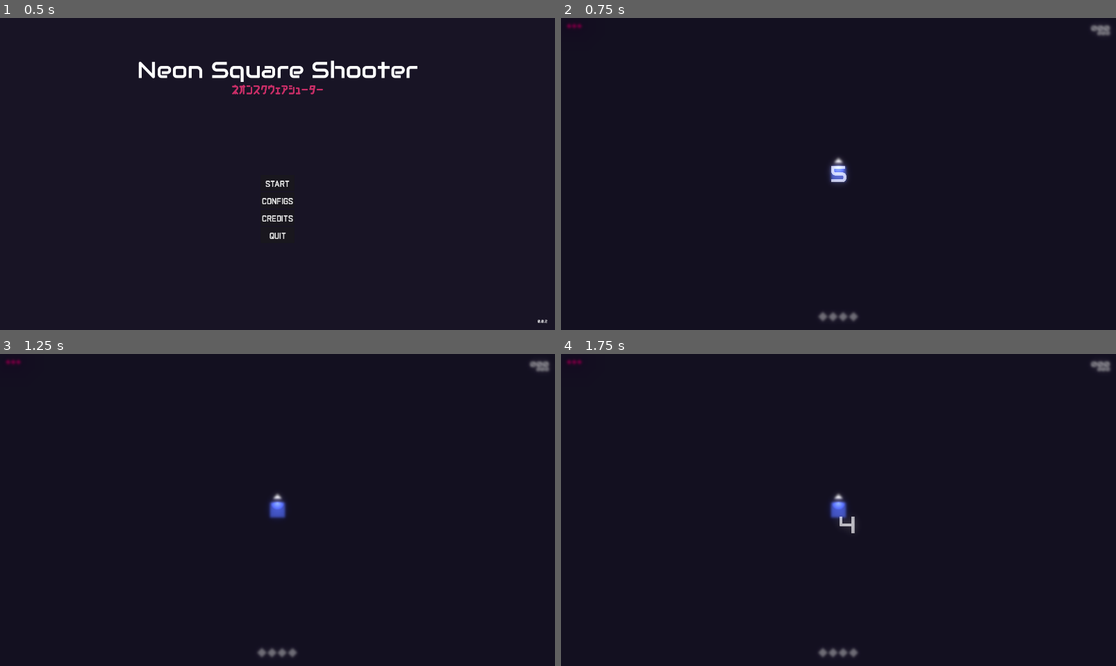
Above: before the commit, frames 1-4 (two rows, left to right).
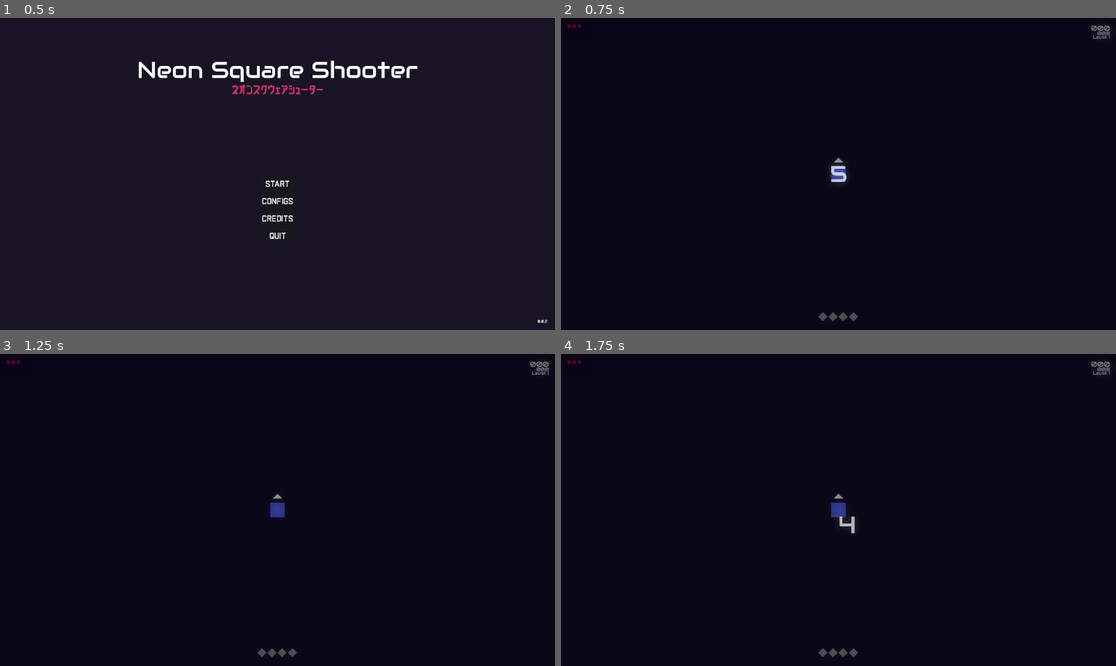
Above: after the commit, the same moments.

Repository: matheusmondenez/my-first-platform-game
Game: Godot game, scene res://wave_shooter/ui/main_menu.tscn
Same seed, same stepped clock (60 frames per second), same inputs: the game is played once before the commit and once after it.
Inputs (mouse positions are in pixels of both pictures, inside the frame that each line leads up to):
- Up to frame 1 (0.5 s): no input
- Up to frame 2 (0.75 s): click "START" at 0.5 s
- Up to frame 3 (1.25 s): no input
- Up to frame 4 (1.75 s): tap Enter at 1.25 s; move the mouse to (960, 494) at 1.27 s; press the mouse at (960, 494) at 1.28 s; hold D (right) from 1.28 s (still down); tap W (up) at 1.52 s

Frame 1 is identical in both runs. In frame 2, 0.4% of the frame differs, in the area x 0-100%, y 1-98%; in frame 3, 0.4%; in frame 4, 0.4%.

Commit message:
implements level in the hud

Diff:
--- a/wave_shooter/entities/player/player.gd
+++ b/wave_shooter/entities/player/player.gd
@@ -117,7 +117,7 @@
 func handle_level() -> void:
 	print("LEVEL: ", Global.level)
 	print("XP: ", Global.xp)
-	if Global.xp > Global.LEVELS[Global.level]["max_xp"]:
+	if Global.level < 5 and Global.xp > Global.LEVELS[Global.level]["max_xp"]:
 		Global.level += 1
 
 func die() -> void:
--- a/wave_shooter/ui/count_down.tscn
+++ b/wave_shooter/ui/count_down.tscn
@@ -1,13 +1,7 @@
-[gd_scene load_steps=5 format=3 uid="uid://bdge81isdmgwf"]
+[gd_scene load_steps=3 format=3 uid="uid://bdge81isdmgwf"]
 
 [ext_resource type="Script" path="res://wave_shooter/ui/count_down.gd" id="1_kht6a"]
 [ext_resource type="FontFile" uid="uid://b2vaekuu7epix" path="res://wave_shooter/assets/fonts/Audiowide-Regular.ttf" id="1_kqtjv"]
-[ext_resource type="Shader" path="res://wave_shooter/shaders/darkened_gaussian_blur.gdshader" id="2_0s5i4"]
-
-[sub_resource type="ShaderMaterial" id="ShaderMaterial_6d05n"]
-shader = ExtResource("2_0s5i4")
-shader_parameter/strength = 3.3
-shader_parameter/mix_percentage = 0.3
 
 [node name="CountDown" type="Control"]
 process_mode = 3
@@ -21,7 +15,6 @@
 script = ExtResource("1_kht6a")
 
 [node name="Overlay" type="ColorRect" parent="."]
-material = SubResource("ShaderMaterial_6d05n")
 layout_mode = 1
 anchors_preset = 15
 anchor_right = 1.0
--- a/wave_shooter/ui/hud.gd
+++ b/wave_shooter/ui/hud.gd
@@ -9,6 +9,7 @@
 
 @onready var points: Label = $Score/PointsContainer/Points
 @onready var high_score: Label = $Score/PointsContainer/HighScore
+@onready var level: Label = $Score/PointsContainer/Level
 @onready var auto_shot_icon: TextureRect = $Score/PointsContainer/AutoShotToggle
 
 func _ready() -> void:
@@ -26,6 +27,7 @@
 	points.text = str("%03d" % Global.points)
 	if Global.points > Global.high_score:
 		Global.high_score = Global.points
+	level.text = str("Level ", Global.level)
 	auto_shot_icon.visible = Configs.game_configs.auto_shot
 
 func _on_points_area_entered(area: Area2D) -> void:
--- a/wave_shooter/ui/hud.tscn
+++ b/wave_shooter/ui/hud.tscn
@@ -65,6 +65,12 @@
 text = "000"
 horizontal_alignment = 2
 
+[node name="Level" type="Label" parent="Score/PointsContainer"]
+layout_mode = 2
+theme_override_fonts/font = ExtResource("2_fj867")
+text = "Level 1"
+horizontal_alignment = 2
+
 [node name="AutoShotToggle" type="TextureRect" parent="Score/PointsContainer"]
 visible = false
 layout_direction = 2
